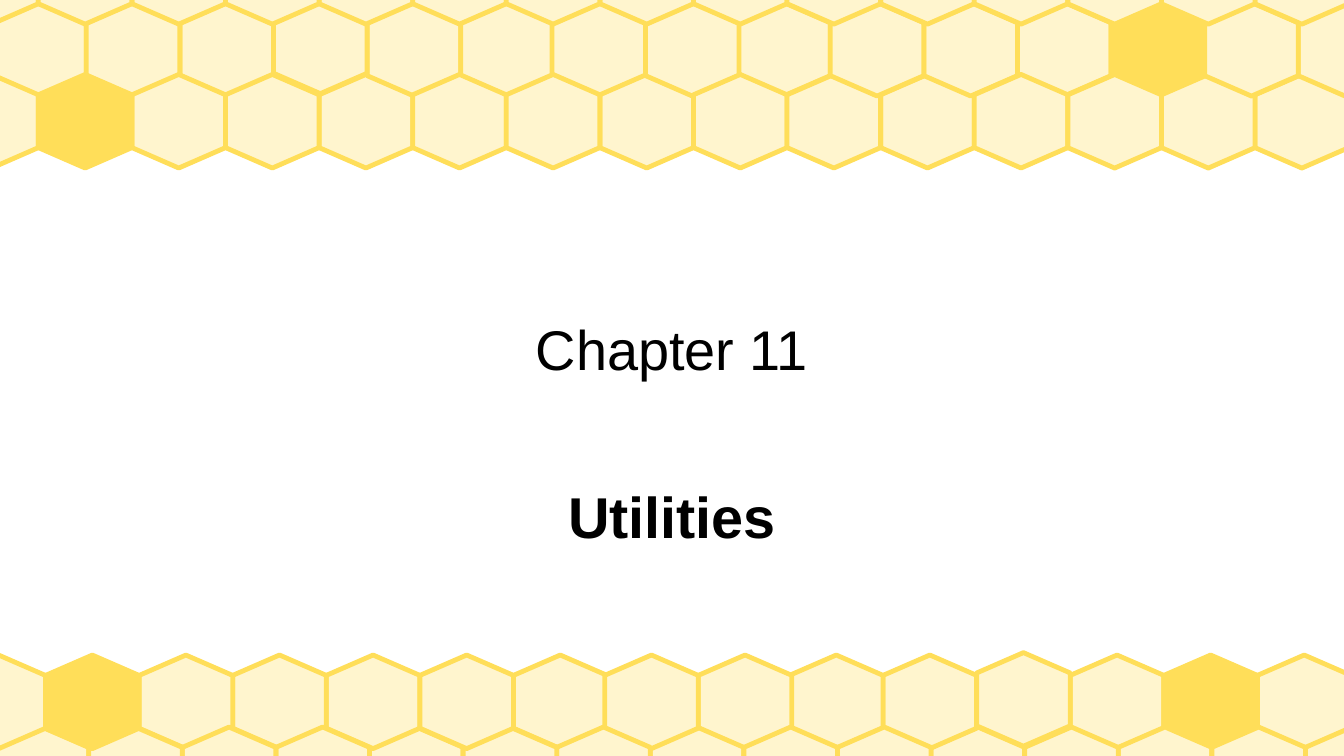
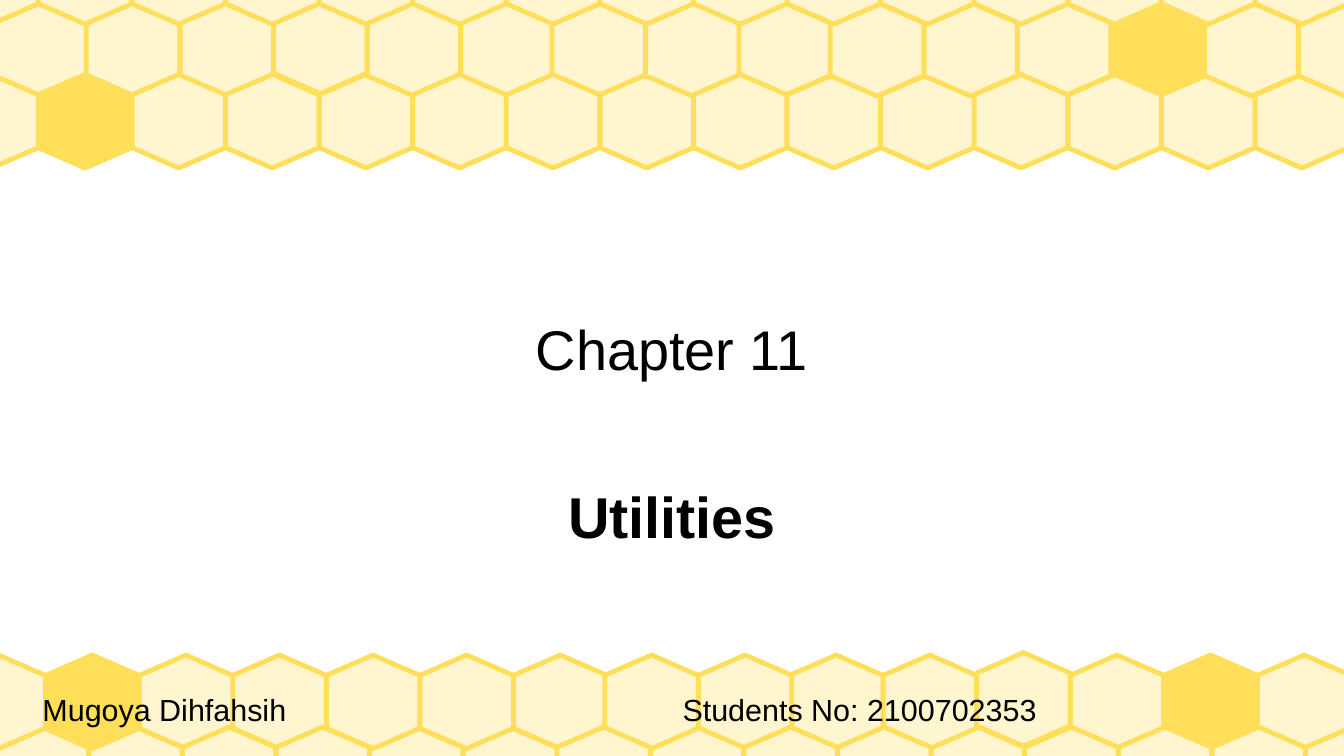
Before and after one commit to Dihfahsih1/Masters-Software-Engineering, a slide deck: slide 1 of yr-sem1/IoT/chapter-11-summary.odp. Drawn at 1344x756 pixels with LibreOffice and Linux fonts; fonts in the diff are those of the drawing. Boxes give left, top, right and bottom in pixels: in the first picture for what was removed or moved away, otherwise in the second. Text is boxed around its words. In the diff, an @@ line names an element or a change of style, - is before the commit and + after.

Commit message:
finish summarizing chapter 11 IoT

```diff
--- a/yr-sem1/IoT/chapter-11-summary.odp
+++ b/yr-sem1/IoT/chapter-11-summary.odp
@@ text added at [42,697,286,727], 18 pt, text #000000 @@
+Mugoya Dihfahsih
@@ text added at [683,697,1036,727], 18 pt, text #000000 @@
+Students No: 2100702353
```
Also in this commit, not shown: 16 slides added, 1 slide removed, 1 other file.
